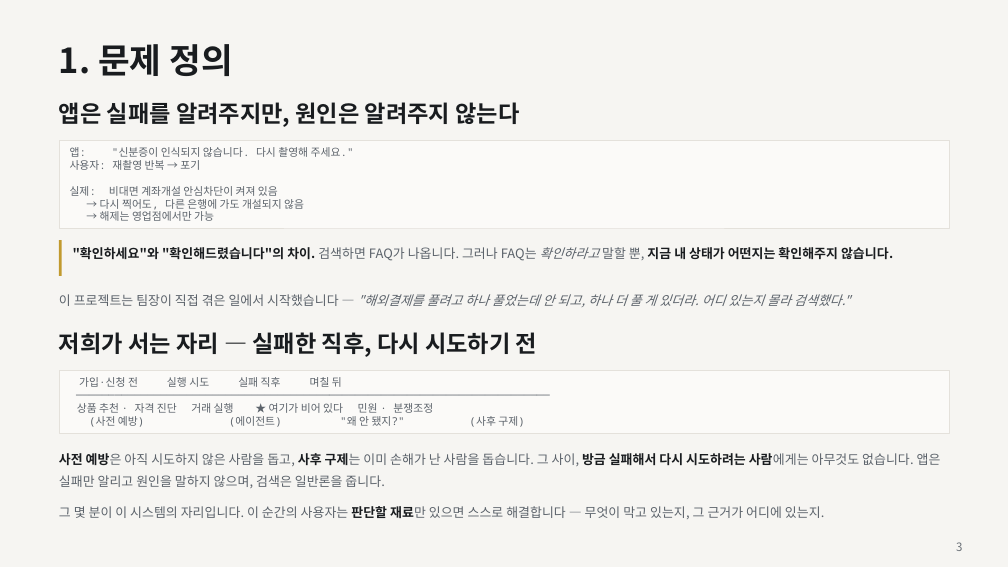
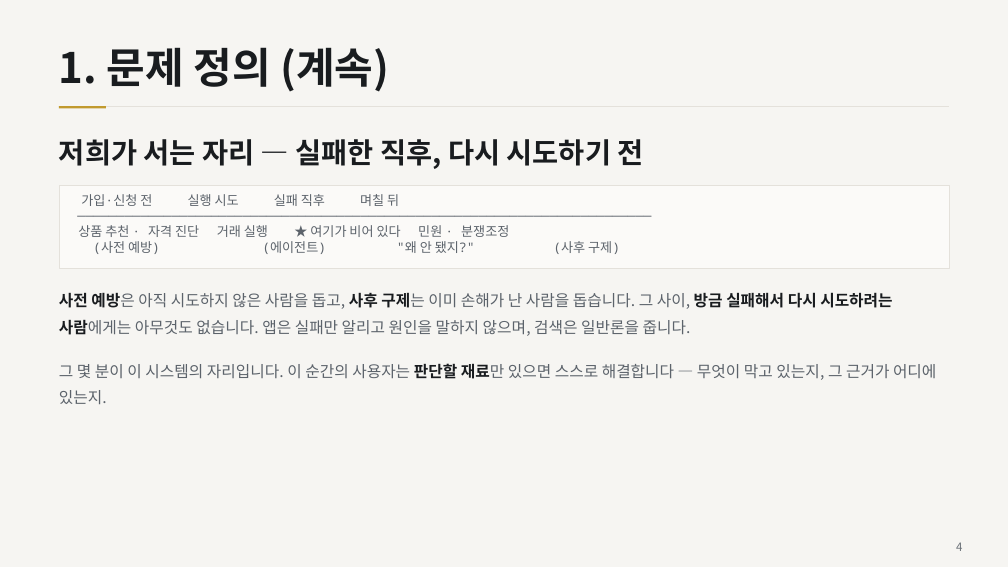
Before and after one commit to ChoHyeonChan/kb-ai-challenge-2026, a slide deck: slide 4 of docs/기술설명서.pptx (slide 3 before the commit). Drawn at 1008x567 pixels with LibreOffice and Linux fonts; fonts in the diff are those of the drawing. Boxes give left, top, right and bottom in pixels: in the first picture for what was removed or moved away, otherwise in the second. Text is boxed around its words. In the diff, an @@ line names an element or a change of style, - is before the commit and + after.

```diff
--- a/docs/기술설명서.pptx
+++ b/docs/기술설명서.pptx
@@ text at (59, 47, 389, 92): text changed; size 32.8 to 40 pt @@
-1. 문제 정의
+1. 문제 정의 (계속)
@@ text in rectangle at (59, 102, 519, 127): text removed @@
-앱은 실패를 알려주지만, 원인은 알려주지 않는다
@@ rectangle: place and size @@
-rectangle at (59, 102, 519, 127)
+rectangle at (59, 106, 949, 107)
@@ rectangle at (59, 106, 949, 107): fill none to #E4E1DB @@
@@ rectangle added at (59, 106, 106, 108), fill #C19A2E @@
@@ text "저희가 서는 자리 — 실패한 ...": place and size @@
-text "저희가 서는 자리 — 실패한 ..." at (59, 332, 537, 357)
+text "저희가 서는 자리 — 실패한 ..." at (59, 139, 644, 169)
@@ text "저희가 서는 자리 — 실패한 ..." at (59, 139, 644, 169): size 22.1 to 27 pt; line spacing 1 to 1.05 @@
@@ rectangle removed at (59, 141, 949, 228) @@
-앱: "신분증이 인식되지 않습니다. 다시 촬영해 주세요."
-사용자: 재촬영 반복 → 포기
-실제: 비대면 계좌개설 안심차단이 켜져 있음
-→ 다시 찍어도, 다른 은행에 가도 개설되지 않음
-→ 해제는 영업점에서만 가능
@@ rectangle "가입·신청 전 실행 시도 실패 ...": place and size @@
-rectangle "가입·신청 전 실행 시도 실패 ..." at (59, 371, 949, 433)
+rectangle "가입·신청 전 실행 시도 실패 ..." at (59, 185, 949, 268)
@@ rectangle "가입·신청 전 실행 시도 실패 ..." at (59, 185, 949, 268): size 10.2 to 12.5 pt @@
@@ rectangle removed at (59, 240, 62, 276) @@
@@ text removed at (73, 247, 893, 261) @@
-"확인하세요"와 "확인해드렸습니다"의 차이. 검색하면 FAQ가 나옵니다. 그러나 FAQ는 확인하라고 말할 뿐, 지금 내 상태가 어떤지는 확인해주지 않습니다.
@@ text at (59, 292, 892, 336): text changed; size 12.3 to 15 pt; italic off @@
-이 프로젝트는 팀장이 직접 겪은 일에서 시작했습니다 — "해외결제를 풀려고 하나 풀었는데 안 되고, 하나 더 풀 게 있더라. 어디 있는지 몰라 검색했다."
+사전 예방은 아직 시도하지 않은 사람을 돕고, 사후 구제는 이미 손해가 난 사람을 돕습니다. 그 사이, 방금 실패해서 다시 시도하려는 사람에게는 아무것도 없습니다. 앱은 실패만 알리고 원인을 말하지 않으며, 검색은 일반론을 줍니다.
@@ text "그 몇 분이 이 시스템의 ...": place and size @@
-text "그 몇 분이 이 시스템의 ..." at (59, 506, 825, 519)
+text "그 몇 분이 이 시스템의 ..." at (59, 363, 936, 404)
@@ text "그 몇 분이 이 시스템의 ..." at (59, 363, 936, 404): size 12.3 to 15 pt @@
@@ text removed at (59, 453, 941, 488) @@
-사전 예방은 아직 시도하지 않은 사람을 돕고, 사후 구제는 이미 손해가 난 사람을 돕습니다. 그 사이, 방금 실패해서 다시 시도하려는 사람에게는 아무것도 없습니다. 앱은 실패만 알리고 원인을 말하지 않으며, 검색은 일반론을 줍니다.
@@ text at (956, 542, 962, 551): text changed @@
-3
+4
```
Also in this commit, not shown: 33 other slides changed, 3 slides added, 1 slide removed, 2 other files.
